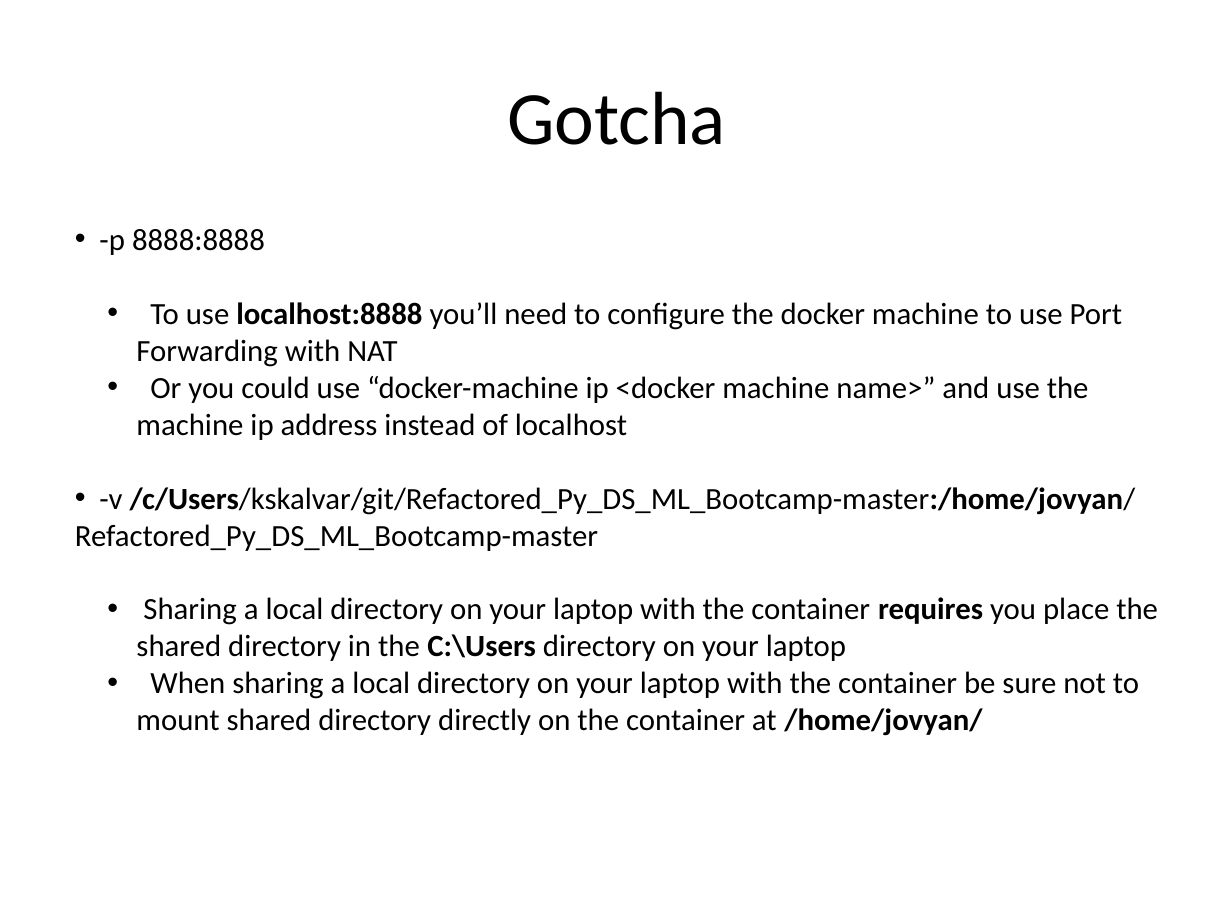
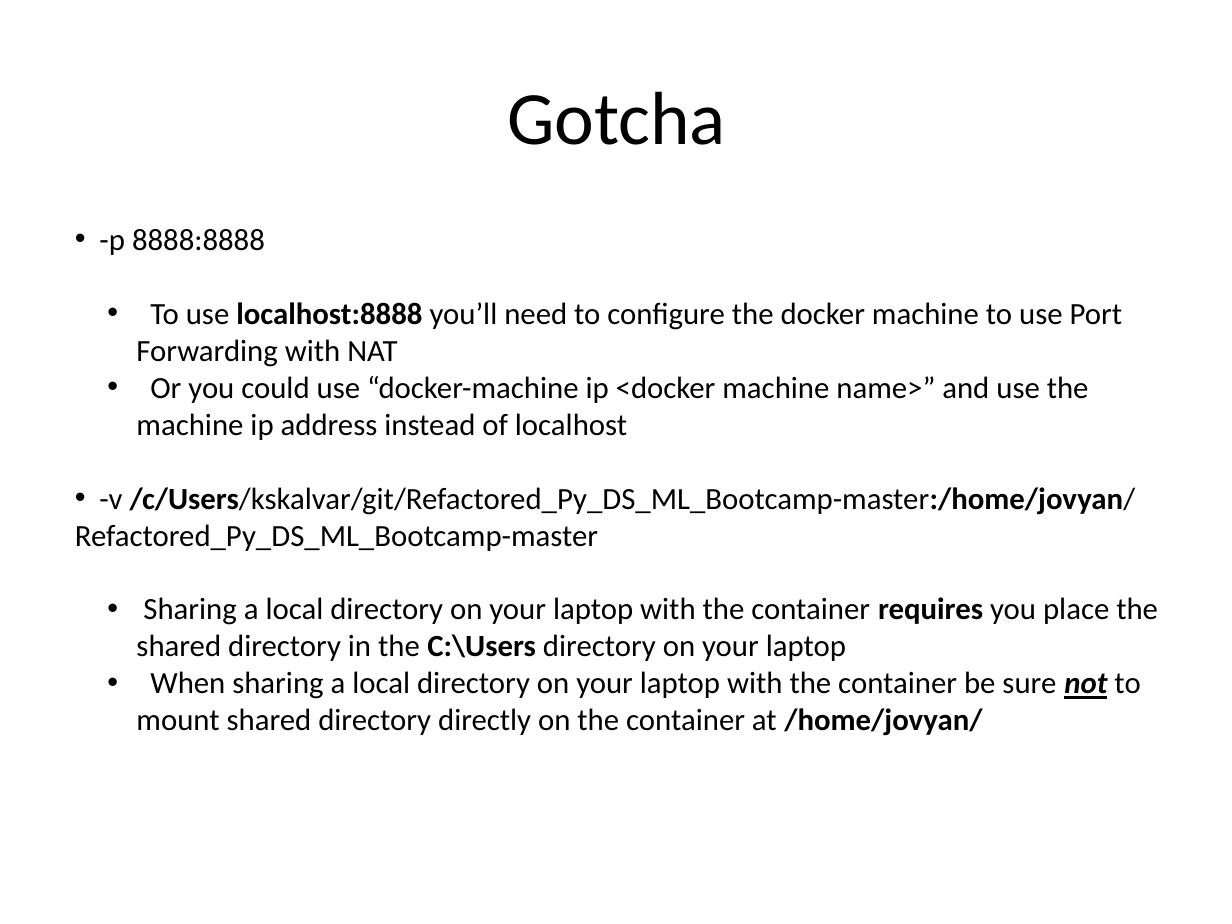
Before and after one commit to kskalvar/jupyter-notebook-with-docker-win7, a slide deck: slide 6 of slides/Jupyter Notebook with Docker on Win7.pptx. Drawn at 1232x924 pixels with LibreOffice and Linux fonts; fonts in the diff are those of the drawing; background and template pictures are left out. Boxes give left, top, right and bottom in pixels: in the first picture for what was removed or moved away, otherwise in the second. Text is boxed around its words. In the diff, an @@ line names an element or a change of style, - is before the commit and + after.

```diff
--- a/slides/Jupyter Notebook with Docker on Win7.pptx
+++ b/slides/Jupyter Notebook with Docker on Win7.pptx
@@ text at (136,671,1140,736): bold on, italic on, underline on in "not" @@
```
Also in this commit, not shown: 3 other slides changed.
